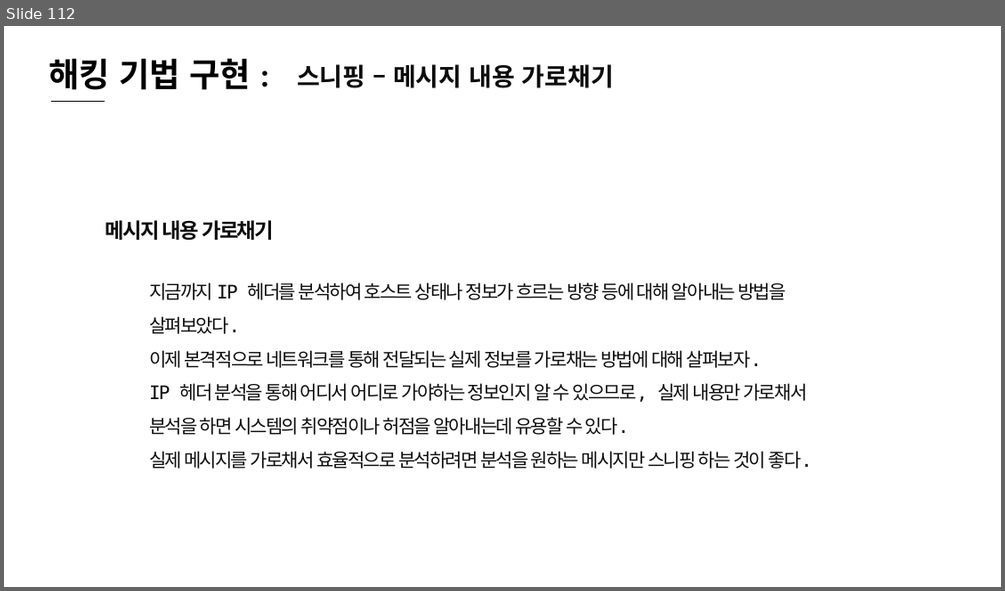
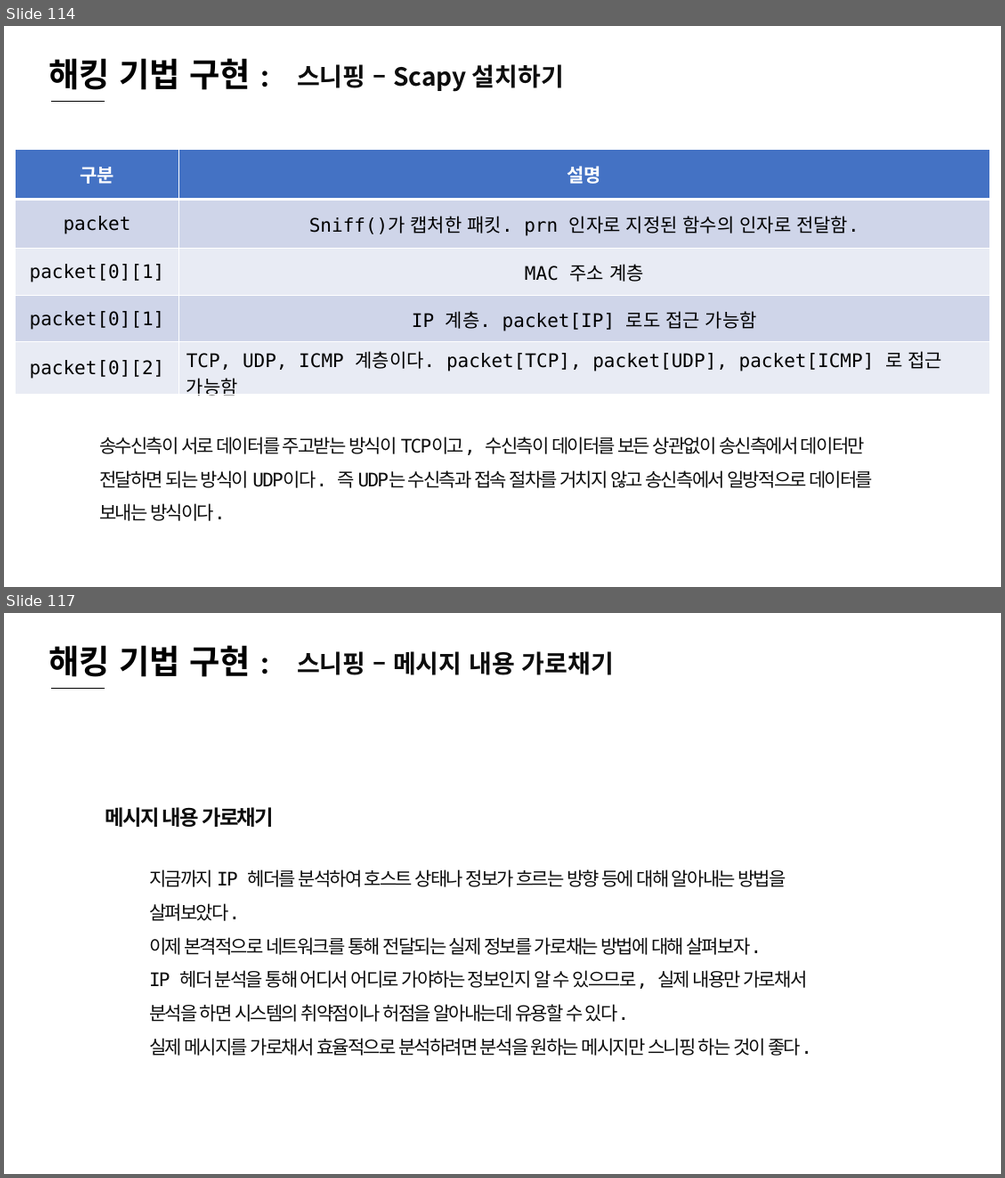
Before and after one commit to sky7th/White-Hat-Python, a slide deck: White Hat Python-1.pptx. Shown one above the other, each under a label of ours: slide 112 before the commit, slides 114 and 117 after it; the slides between them are not shown. The pictures are 1005x591 and 1005x1178 pixels, drawn with LibreOffice and Linux fonts; fonts in the diff are those of the drawing. Boxes give left, top, right and bottom in pixels: in the first picture for what was removed or moved away, otherwise in the second. Text is boxed around its words. In the diff, an @@ line names an element or a change of style, - is before the commit and + after.

```diff
--- a/White Hat Python-1.pptx
+++ b/White Hat Python-1.pptx
@@ slide 114 added at (x1=4, y1=26, x2=1001, y2=587), background #FFFFFF @@
@@ text added at (x1=48, y1=58, x2=251, y2=90), 32 pt, text #000000, bold @@
+해킹 기법 구현 :
@@ text added at (x1=297, y1=64, x2=564, y2=92), 24 pt, text #0D0D0D, bold @@
+스니핑 – Scapy 설치하기
@@ line added from (51, 102) to (105, 102), #000000 0.5 pt @@
@@ table added at (x1=16, y1=150, x2=989, y2=399), 5 rows, 2 columns @@
+구분 | 설명
+packet | Sniff()가 캡처한 패킷. prn 인자로 지정된 함수의 인자로 전달함.
+packet[0][1] | MAC 주소 계층
+packet[0][1] | IP 계층. packet[IP] 로도 접근 가능함
+packet[0][2] | TCP, UDP, ICMP 계층이다. packet[TCP], packet[UDP], packet[ICMP] 로 접근 가능함
@@ text added at (x1=99, y1=436, x2=873, y2=521), 18 pt, text #0D0D0D @@
+송수신측이 서로 데이터를 주고받는 방식이 TCP이고, 수신측이 데이터를 보든 상관없이 송신측에서 데이터만 전달하면 되는 방식이 UDP이다. 즉 UDP는 수신측과 접속 절차를 거치지 않고 송신측에서 일방적으로 데이터를 보내는 방식이다.
@@ what was slide 112 is now slide 117 @@
```
Also in this commit, not shown: 5 slides changed, 9 other slides added, 1 slide removed.
